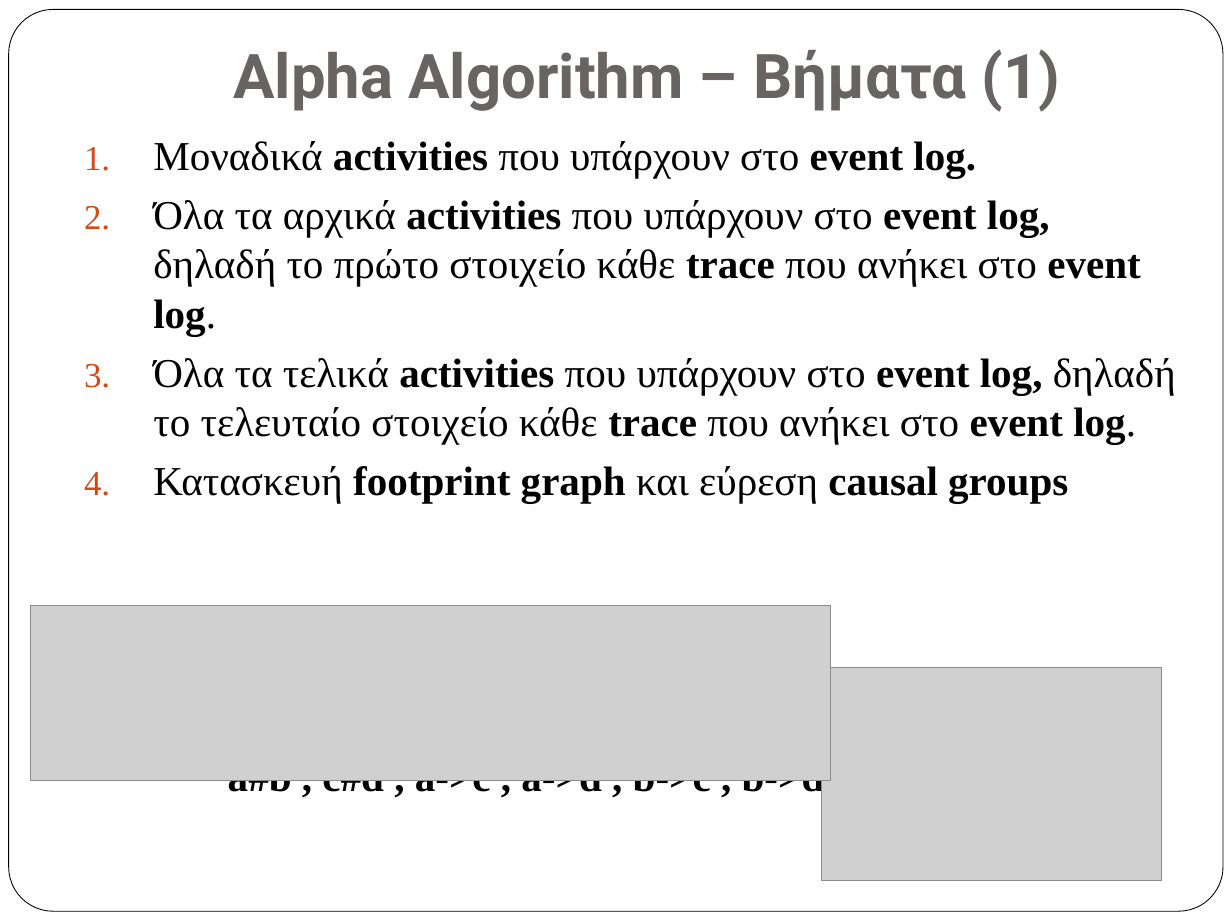
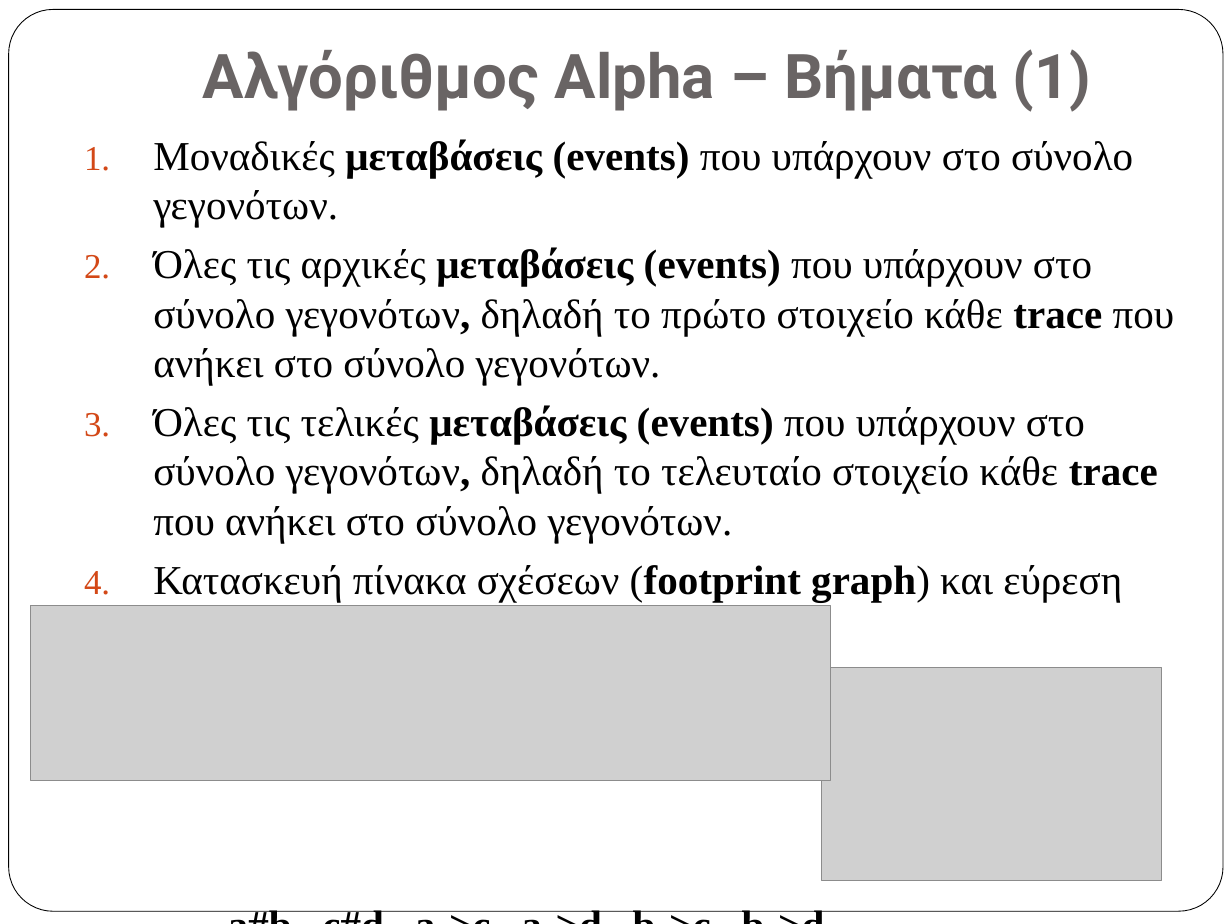
Before and after one commit to vlasisPit/alpha-algorithm-reports, a slide deck: slide 9 of excel/vlasisPitsios_masterThesis.pptx (slide 7 before the commit). Drawn at 1232x924 pixels with LibreOffice and Linux fonts; fonts in the diff are those of the drawing; grey boxes stand for pictures. Boxes give left, top, right and bottom in pixels: in the first picture for what was removed or moved away, otherwise in the second. Text is boxed around its words. In the diff, an @@ line names an element or a change of style, - is before the commit and + after.

```diff
--- a/excel/vlasisPitsios_masterThesis.pptx
+++ b/excel/vlasisPitsios_masterThesis.pptx
@@ title at [202, 49, 1092, 112]: text changed @@
-Alpha Algorithm – Βήματα (1)
+Αλγόριθμος Alpha – Βήματα (1)
@@ text at [153, 139, 1175, 602]: text changed @@
-1. Μοναδικά activities που υπάρχουν στο event log.
-2. Όλα τα αρχικά activities που υπάρχουν στο event log, δηλαδή το πρώτο στοιχείο κάθε trace που ανήκει στο event log.
-3. Όλα τα τελικά activities που υπάρχουν στο event log, δηλαδή το τελευταίο στοιχείο κάθε trace που ανήκει στο event log.
-4. Κατασκευή footprint graph και εύρεση causal groups
+1. Μοναδικές μεταβάσεις (events) που υπάρχουν στο σύνολο γεγονότων.
+2. Όλες τις αρχικές μεταβάσεις (events) που υπάρχουν στο σύνολο γεγονότων, δηλαδή το πρώτο στοιχείο κάθε trace που ανήκει στο σύνολο γεγονότων.
+3. Όλες τις τελικές μεταβάσεις (events) που υπάρχουν στο σύνολο γεγονότων, δηλαδή το τελευταίο στοιχείο κάθε trace που ανήκει στο σύνολο γεγονότων.
+4. Κατασκευή πίνακα σχέσεων (footprint graph) και εύρεση causal groups
```
Also in this commit, not shown: 17 other slides changed, 3 slides added, 1 other file.
